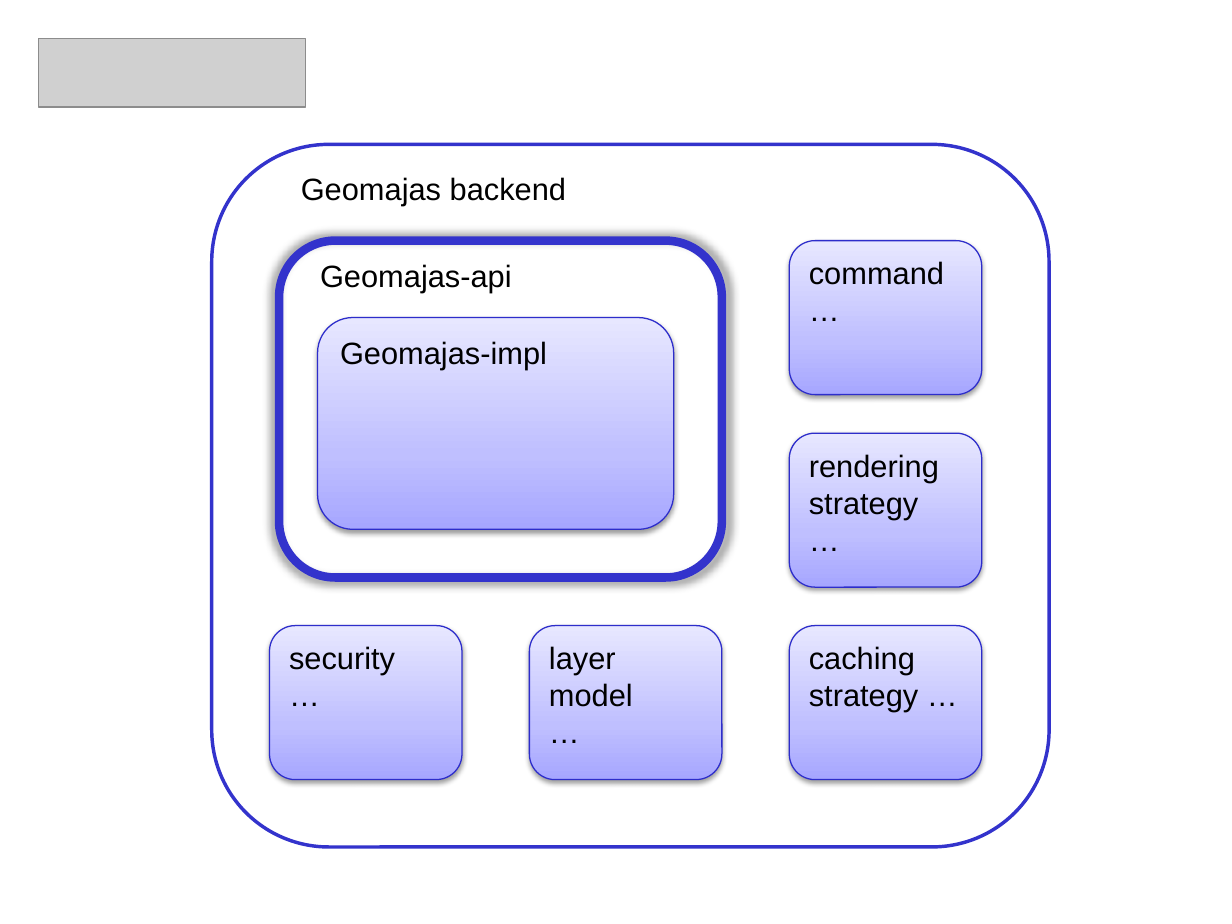
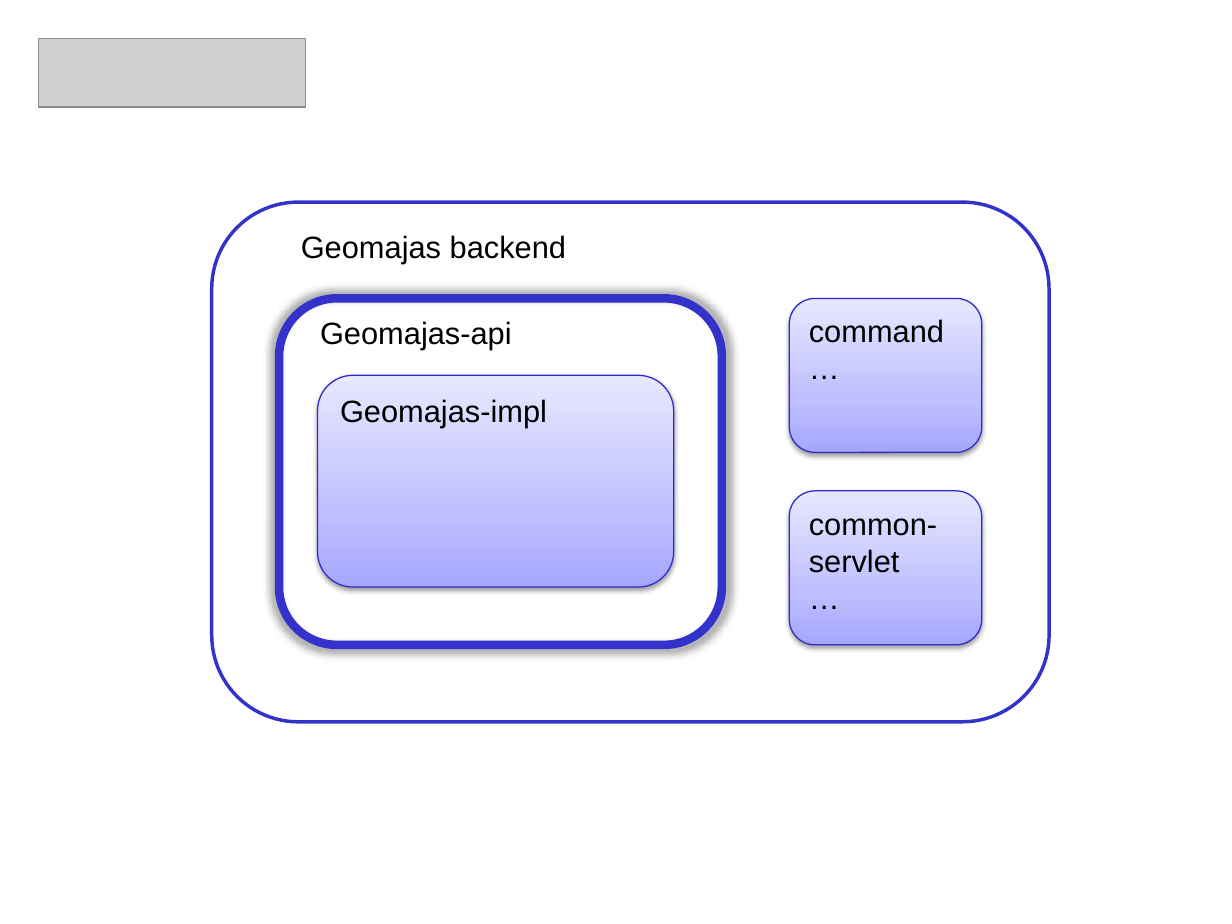
Before and after one commit to geomajas/geomajas-project-server, a slide deck: slide 6 of documentation/devuserguide/en-GB/images/architecture slides.pptx. Drawn at 1232x924 pixels with LibreOffice and Linux fonts; fonts in the diff are those of the drawing; grey boxes stand for pictures. Boxes give left, top, right and bottom in pixels: in the first picture for what was removed or moved away, otherwise in the second. Text is boxed around its words. In the diff, an @@ line names an element or a change of style, - is before the commit and + after.

```diff
--- a/documentation/devuserguide/en-GB/images/architecture slides.pptx
+++ b/documentation/devuserguide/en-GB/images/architecture slides.pptx
@@ rounded rectangle resized from (x1=212, y1=144, x2=1050, y2=846) to (x1=212, y1=202, x2=1050, y2=722) @@
@@ rounded rectangle resized from (x1=280, y1=240, x2=722, y2=577) to (x1=280, y1=298, x2=722, y2=644) @@
@@ 2 rounded rectangles, 2 texts moved together from (x1=301, y1=177, x2=982, y2=530) to (x1=301, y1=235, x2=982, y2=588) @@
@@ rounded rectangle "common-servlet" moved from (x1=790, y1=434, x2=982, y2=588) to (x1=790, y1=490, x2=982, y2=644) @@
@@ text in rounded rectangle at (x1=809, y1=518, x2=937, y2=573): text changed @@
-rendering
-strategy
+common-servlet
@@ rounded rectangle removed at (x1=270, y1=626, x2=462, y2=780) @@
-security
-…
@@ rounded rectangle removed at (x1=530, y1=626, x2=722, y2=780) @@
-layer model
-…
@@ rounded rectangle removed at (x1=790, y1=626, x2=982, y2=780) @@
-caching
-strategy …
```
Also in this commit, not shown: 2 other slides changed, 3 other files.
